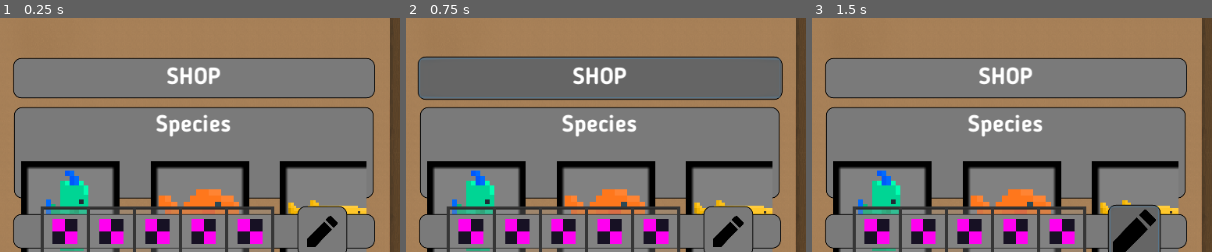
Above: before the commit, frames 1-3 (left to right).
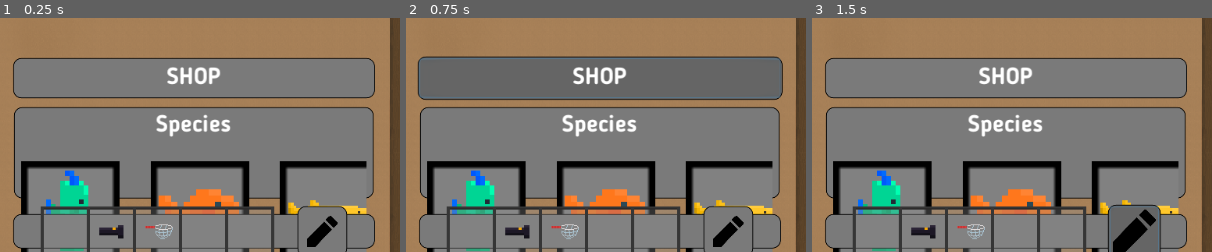
Above: after the commit, the same moments.

Repository: eliaperantoni/fisherman
Game: Godot game, scene res://scenes/menu/Menu.tscn
Two runs of this game, one before a commit and one after it. Both use one fixed random seed, a clock stepped at 60 frames per second and the inputs below. This scene is started directly instead of the project's main scene.
Inputs (mouse positions are % of the whole screen's width and height, from its top left):
- Up to frame 1 (0.25 s): no input
- Up to frame 2 (0.75 s): click "SHOP" at 0.5 s
- Up to frame 3 (1.5 s): click (45, 66) at 1.27 s
The pictures show only the part of the screen within x 5-55%, y 21-71%; the shares and areas given below are measured in that part.

The runs differ from the first frame. In frame 1, 3.3% of the frame differs, in the area x 13-66%, y 85-97%; in frame 2, 3.3%; in frame 3, 3.3%.
Error before the commit: Invalid call. Nonexistent function 'on_toolset_changed' in base 'HBoxContainer (toolbelt_display.gd)'. (res://scenes/menu/left_menu/ContainerOptions.gd:7)

Commit message:
Edit

Diff:
--- a/globals/Global.gd
+++ b/globals/Global.gd
@@ -7,6 +7,10 @@
 	1: {
 		obj = preload("res://scenes/tools/hand_tools/Flashlight.tscn").instance(),
 		texture = preload("res://scenes/tools/hand_tools/assets/flashlight.png")
+	},
+	2:{
+		obj = preload("res://scenes/tools/hand_tools/Net.tscn").instance(),
+		texture = preload("res://scenes/tools/hand_tools/assets/net.png")
 	}
 }
 
--- a/scenes/main/Main.tscn
+++ b/scenes/main/Main.tscn
@@ -65,13 +65,11 @@
 [node name="Left" parent="Borders" instance=ExtResource( 6 )]
 position = Vector2( -625, -400 )
 physics_material_override = SubResource( 1 )
-length = 3600
 
 [node name="Right" parent="Borders" instance=ExtResource( 6 )]
 position = Vector2( 625, -400 )
 rotation = 3.14159
 physics_material_override = SubResource( 2 )
-length = 3600
 
 [node name="Fishes" type="Node2D" parent="."]
 script = ExtResource( 8 )
--- a/scenes/menu/left_menu/ContainerOptions.gd
+++ b/scenes/menu/left_menu/ContainerOptions.gd
@@ -4,7 +4,7 @@
 onready var container_wanted = $Center/VBoxContainer/ScrollContainer/GridContainer
 var rect_wanted = preload("res://scenes/menu/left_menu/ContainerWanted.tscn")
 func _ready():
-	toolbelt_display.on_toolset_changed(Global.tools)
+	toolbelt_display.set_toolset(Global.tools)
 
 func add_wanted(fish,reward):
 	var rect =  rect_wanted.instance()
--- a/scenes/menu/left_menu/ContainerOptions.tscn
+++ b/scenes/menu/left_menu/ContainerOptions.tscn
@@ -4,7 +4,6 @@
 [ext_resource path="res://scenes/interface/ToolbeltDisplay.tscn" type="PackedScene" id=2]
 [ext_resource path="res://scenes/menu/assets/edit.png" type="Texture" id=3]
 [ext_resource path="res://scenes/menu/left_menu/ContainerOptions.gd" type="Script" id=5]
-
 
 [sub_resource type="StyleBoxTexture" id=1]
 
Not shown: 4 places in scenes/tools/hand_tools/Net.tscn that only renumber resources
